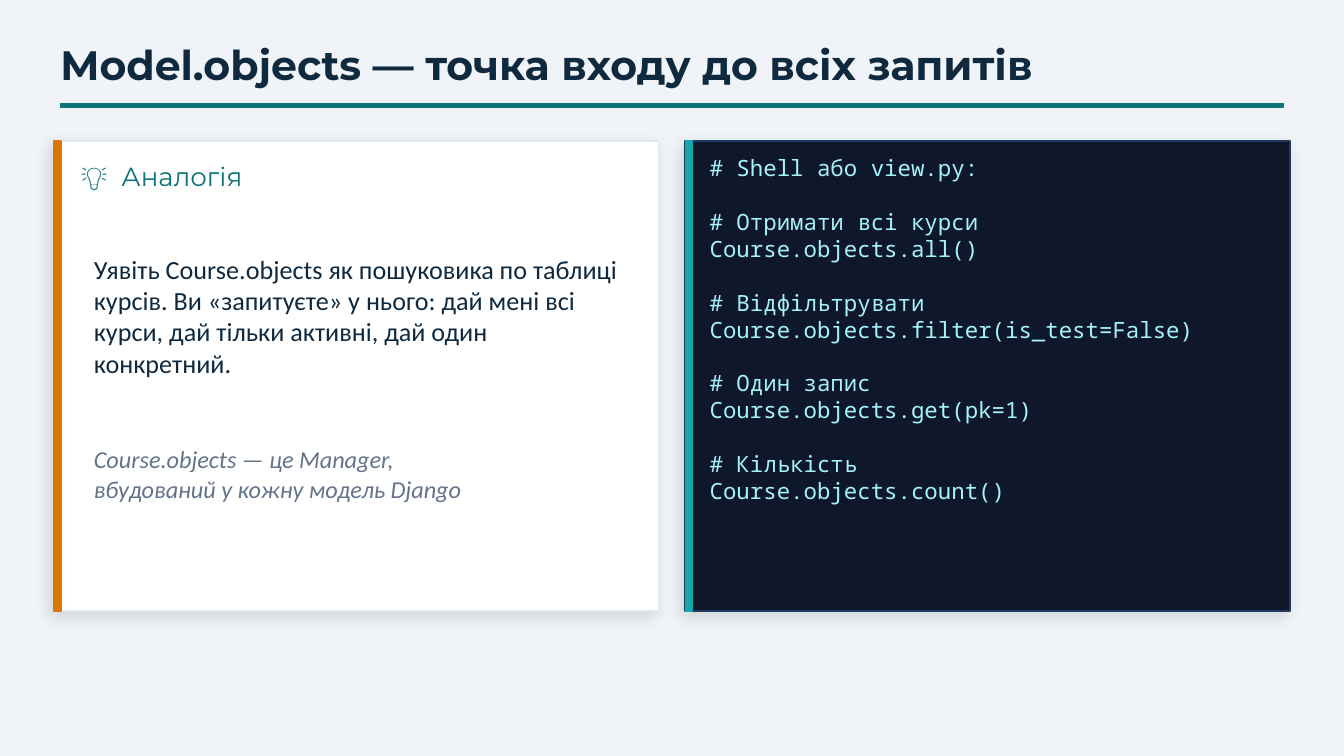
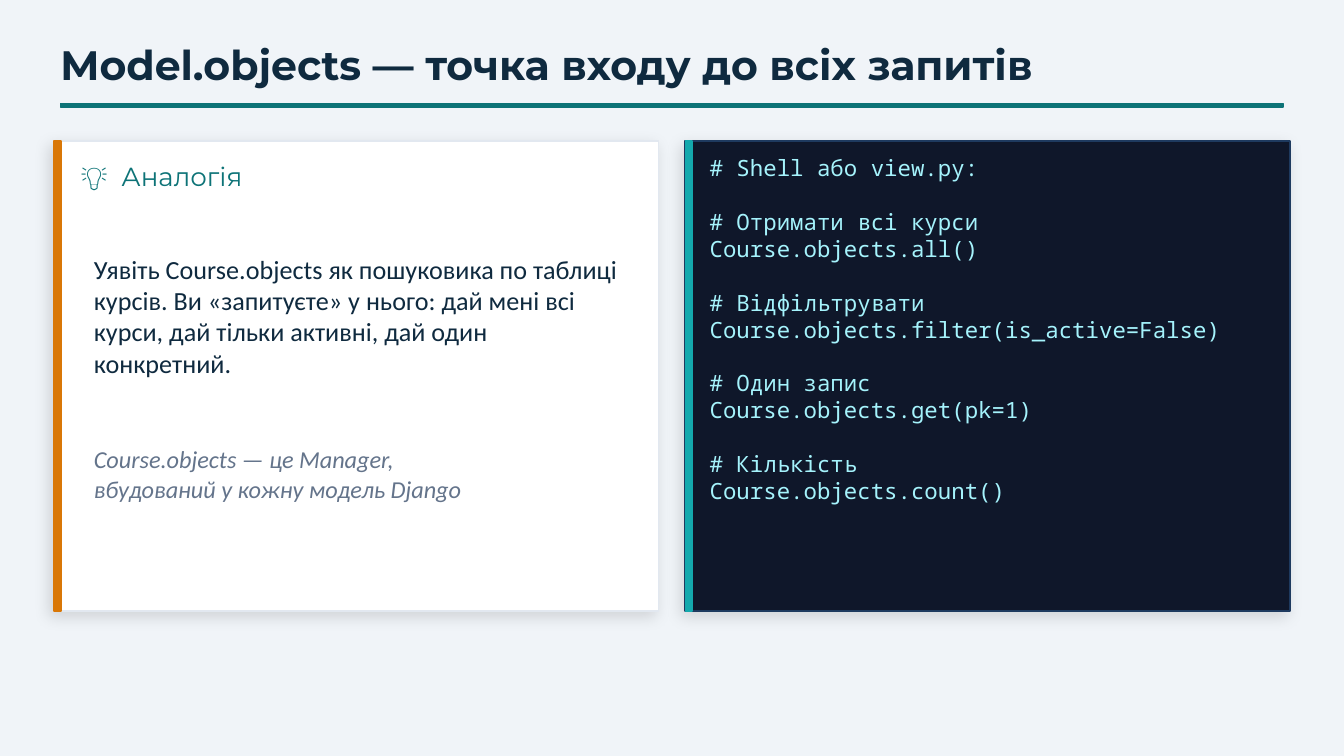
Before and after one commit to dmitriy-shtefan/python-back-2026, a slide deck: slide 5 of заняття_11/django_orm_lesson.pptx. Drawn at 1344x756 pixels with LibreOffice and Linux fonts; fonts in the diff are those of the drawing. Boxes give left, top, right and bottom in pixels: in the first picture for what was removed or moved away, otherwise in the second. Text is boxed around its words. In the diff, an @@ line names an element or a change of style, - is before the commit and + after.

```diff
--- a/заняття_11/django_orm_lesson.pptx
+++ b/заняття_11/django_orm_lesson.pptx
@@ text at (710, 321, 1220, 343): text changed @@
-Course.objects.filter(is_test=False)
+Course.objects.filter(is_active=False)
```
Also in this commit, not shown: 8 other slides changed, 18 other files.
